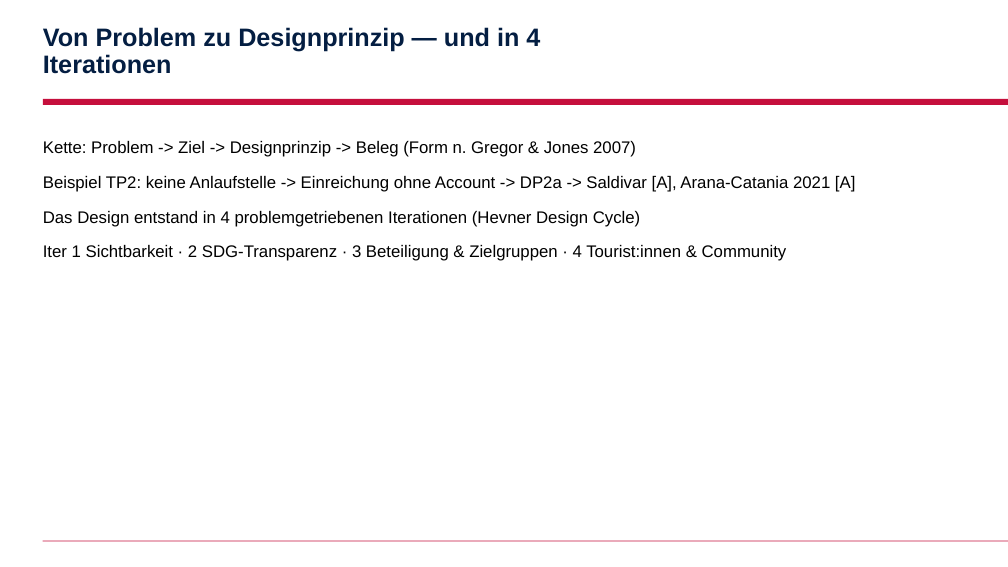
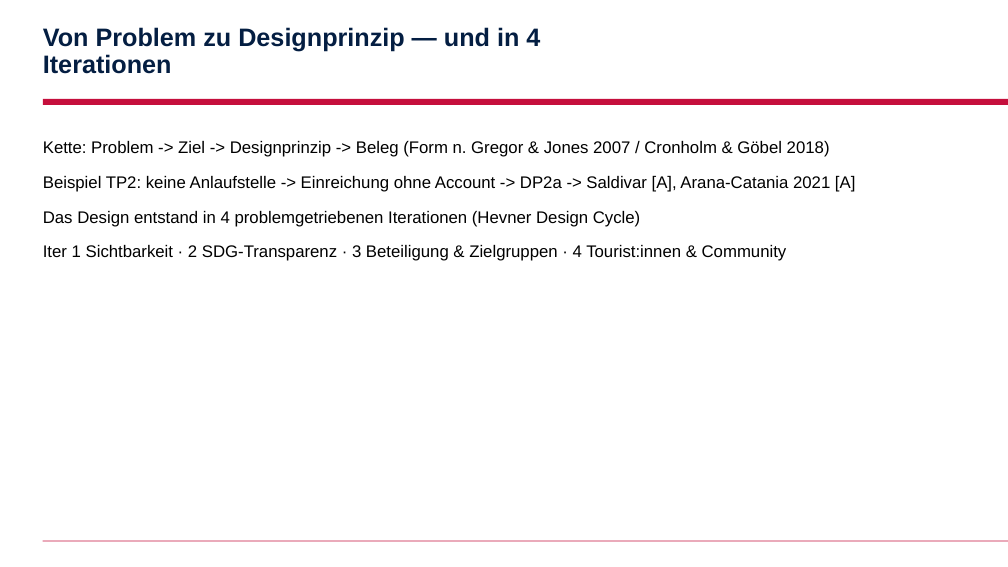
Before and after one commit to AnshulAgrawal7/zoe-sustainability-platform, a slide deck: slide 4 of docs/slides/marieclaire.pptx. Drawn at 1008x567 pixels with LibreOffice and Linux fonts; fonts in the diff are those of the drawing; background and template pictures are left out. Boxes give left, top, right and bottom in pixels: in the first picture for what was removed or moved away, otherwise in the second. Text is boxed around its words. In the diff, an @@ line names an element or a change of style, - is before the commit and + after.

```diff
--- a/docs/slides/marieclaire.pptx
+++ b/docs/slides/marieclaire.pptx
@@ text at box(43, 141, 830, 157): text changed @@
-Kette: Problem -> Ziel -> Designprinzip -> Beleg (Form n. Gregor & Jones 2007)
+Kette: Problem -> Ziel -> Designprinzip -> Beleg (Form n. Gregor & Jones 2007 / Cronholm & Göbel 2018)
```
Also in this commit, not shown: 1 other slide changed, 10 other files.
